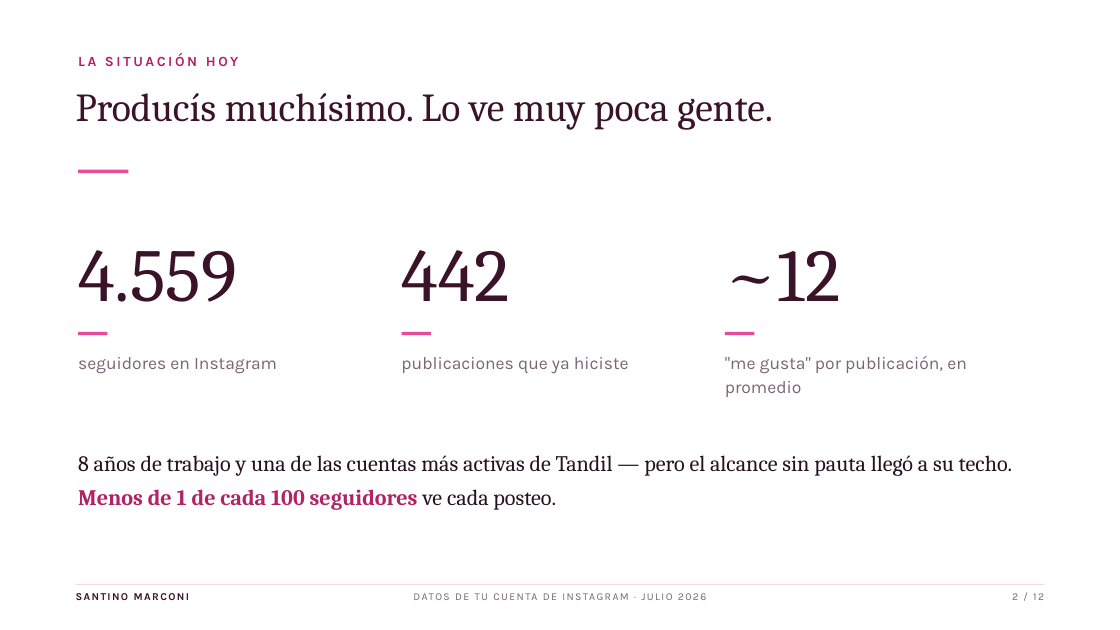
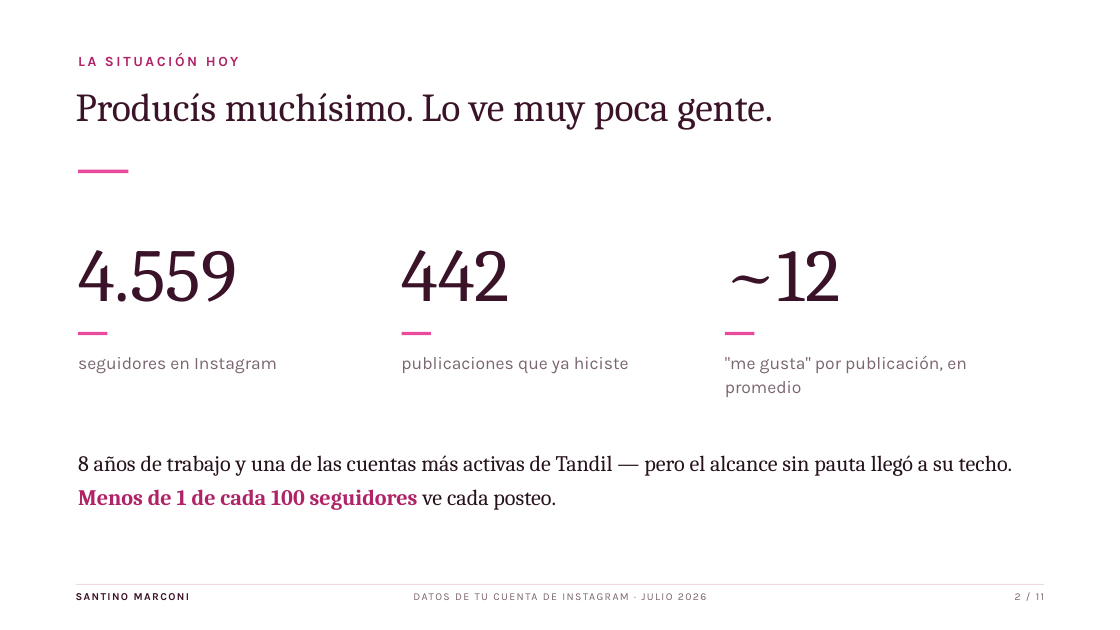
Before and after one commit to mp3santino/propuesta-lucrecia-moreno, a slide deck: slide 2 of propuesta-lucrecia-moreno.pptx. Drawn at 1120x630 pixels with LibreOffice and Linux fonts; fonts in the diff are those of the drawing. Boxes give left, top, right and bottom in pixels: in the first picture for what was removed or moved away, otherwise in the second. Text is boxed around its words. In the diff, an @@ line names an element or a change of style, - is before the commit and + after.

```diff
--- a/propuesta-lucrecia-moreno.pptx
+++ b/propuesta-lucrecia-moreno.pptx
@@ text at (x1=1015, y1=593, x2=1044, y2=600): text changed @@
-2 / 12
+2 / 11
```
Also in this commit, not shown: 8 other slides changed, 2 slides added, 3 slides removed, 2 other files.
